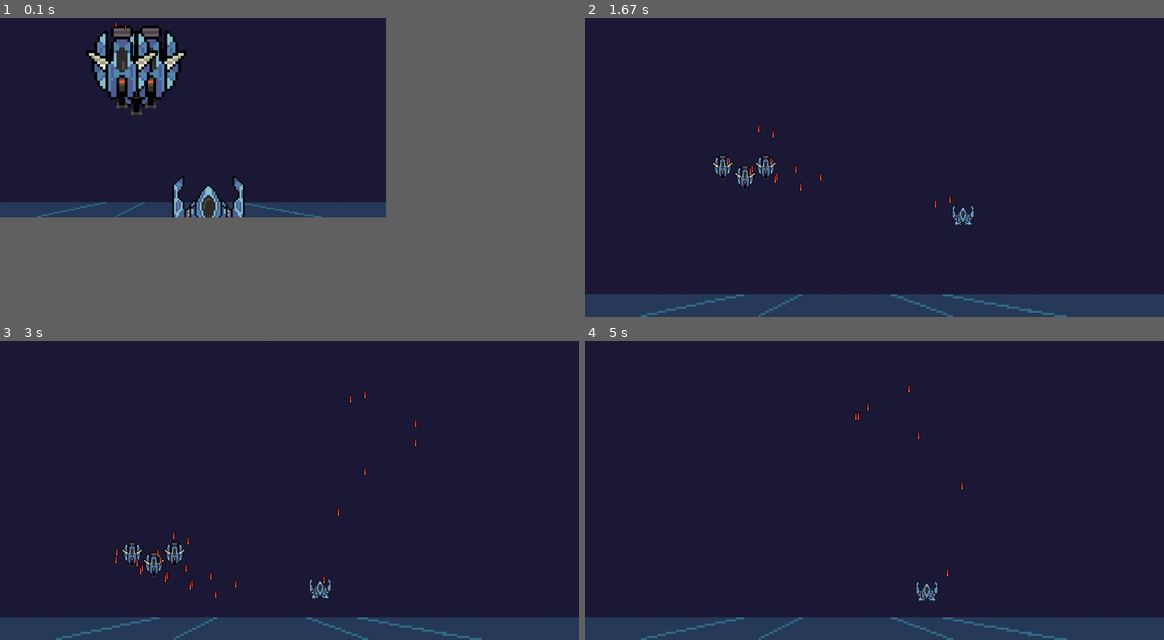
Above: before the commit, frames 1-4 (two rows, left to right).
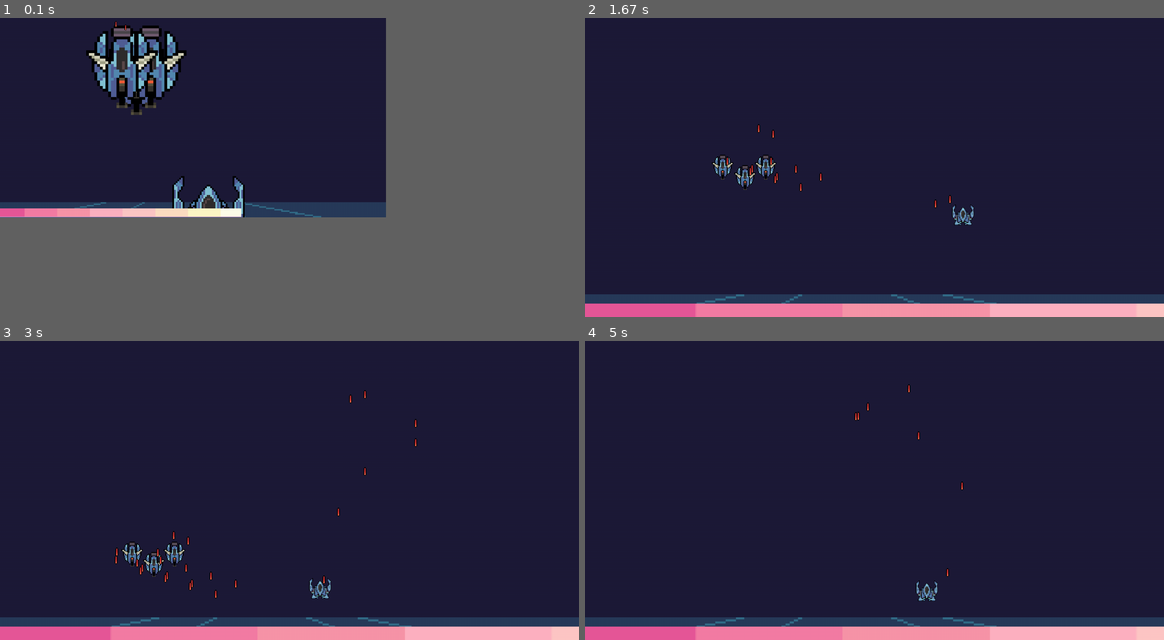
Above: after the commit, the same moments.

Repository: RafaBessa/Shadow_Light_bh_pygame
Game: pygame game, started from Game.py
The game is run twice, just before and just after one commit, with the same random seed, the same clock (stepped at 60 frames per second) and the same inputs.
Inputs:
- Up to frame 1 (0.1 s): no input
- Up to frame 2 (1.67 s): tap - at 0.33 s; hold D 0.67-1.13 s; hold W 1.17-1.47 s; tap Space at 1.23, 1.57 s; hold D from 1.5 s (still down)
- Up to frame 3 (3 s): tap Space at 1.87, 2.07, 2.37, 2.63, 2.97 s; release D at 1.97 s; hold A 2-2.53 s; hold S 2.57-2.87 s; hold A from 2.9 s (still down)
- Up to frame 4 (5 s): tap Space at 3.27, 3.4, 3.8, 4.1, 4.47, 4.87 s; release A at 3.3 s; hold W 3.33-3.7 s; hold D 3.73-4.37 s; hold S 4.4-4.77 s; hold A from 4.8 s (still down)

The runs differ from the first frame. In frame 1, 1.3% of the frame differs, in the area x 0-42%, y 63-67%; in frame 2, 4.6%, in the area x 0-100%, y 95-100%; in frame 3, 4.6%; in frame 4, 4.6%.

Commit message:
Game Over

Diff:
--- a/Game.py
+++ b/Game.py
@@ -8,6 +8,7 @@
 from Window import Window
 from InimigosController import Inimigos
 import MovimentoMob as mm
+pygame.font.init()
 # Default dimensions
 DEFAULT_WINDOW_SIZES = [(1120, 580), (1680, 870)]
 default_width, default_height = DEFAULT_WINDOW_SIZES[0]
@@ -18,10 +19,12 @@
 
 IMG_ASSETS = {"ship1": pygame.image.load(os.path.join("assets", "ship1.png")),
               "roundguy": pygame.transform.rotate(pygame.image.load(os.path.join("assets", "roundguy.png")), 180),
-              "red bullet": pygame.transform.rotate(pygame.image.load(os.path.join("assets", "red bullet.png")), 180)}
+              "red bullet": pygame.transform.rotate(pygame.image.load(os.path.join("assets", "red bullet.png")), 180),
+              "healthbar": pygame.transform.rotate(pygame.image.load(os.path.join("assets", "healthbar.png")), 180)}
 SCALE_ASSETS = {"ship1": .2,
                 "roundguy": .2,
-                "red bullet": .2}
+                "red bullet": .2,
+                "healthbar": 3}
 
 
 
@@ -33,6 +36,12 @@
     FPS: int = 70
     clock = pygame.time.Clock()
     t0 = time()
+
+    lost_font = pygame.font.SysFont("Comic Sans", 70)
+    lost_font_rgb = (231, 88, 152)
+    lost = False
+    lost_time = 0
+
     # Initializing window
     game_screen = Window("Shadow Light", DEFAULT_WINDOW_SIZES, BACKGROUND, SCALE_ASSETS, IMG_ASSETS)
 
@@ -65,6 +74,9 @@
         inimigos.draw(game_screen)
         player_bullets.draw(game_screen)
         enemy_bullets.draw(game_screen)
+        if lost:
+            lost_label = lost_font.render("Game Over", 1, lost_font_rgb)
+            game_screen._screen.blit(lost_label, (game_screen.width / 2 - lost_label.get_width() / 2, game_screen.height / 2))
         pygame.display.update()
 
     run = True
@@ -73,9 +85,14 @@
         clock.tick(FPS)
         dt = time() - t0
         t0 = time()
-        # TODO: Delete this print after testing:
-        # if collide(player, inimigos.INIMIGOS[0]):
-        #     print('boi is wet')
+
+        if player.health <= 0:
+            lost = True
+            lost_time += dt
+            if lost_time > 2:
+                run = False
+            else:
+                continue
 
         # EVENTS
         for event in pygame.event.get():
@@ -113,8 +130,11 @@
 
         # Bullets
         enemy_bullets.move(dt, game_screen)
+        enemy_bullets.hit([player])
+
         player_bullets.move(dt, game_screen)
         player_bullets.hit(inimigos.INIMIGOS)
+
 
     pygame.quit()
 
--- a/Player.py
+++ b/Player.py
@@ -4,9 +4,21 @@
 
 
 class Player(Entity):
+    class Healthbar(Entity):
+        def __init__(self, dimensions, IMG_ASSETS, max_health):
+            self.max_health = max_health
+            selfh = IMG_ASSETS['healthbar'].get_height()
+            super().__init__("healthbar", [0, dimensions[1]-selfh], dimensions, IMG_ASSETS)
+
+        def hit(self, dmg):
+            self.coordinates[0] -= round(self.width * dmg/self.max_health)
 
     def __init__(self, key, coordinates, dimensions, speed, IMG_ASSETS, bullet_key, bullet_speed):
         super().__init__(key, coordinates, dimensions, IMG_ASSETS)
+
+        self.health = 10
+        self.healthbar = self.Healthbar(dimensions, IMG_ASSETS, self.health)
+
         self._speed = speed  # in widths per second
         self.speed = speed * self.img.get_width()
 
@@ -16,8 +28,13 @@
         self.cooldown = .1
         self.timer = self.cooldown + 1
 
+    def draw(self, window):
+        super().draw(window)
+        self.healthbar.draw(window)
+
     def resize(self, window):
         super().resize(window)
+        self.healthbar.resize(window)
         self.speed = self._speed * self.img.get_width()
 
     def walk(self, key, window, dt):
@@ -64,3 +81,7 @@
                 bullets.fire(bullet, [self.x + round(self.width / 2), self.y], self._dimensions,
                              IMG_ASSETS, self.bullet_speed[i], game_screen)
             self.timer = time()
+
+    def hit(self, dmg):
+        self.health -= dmg
+        self.healthbar.hit(dmg)
Binary file added: assets/healthbar.png
